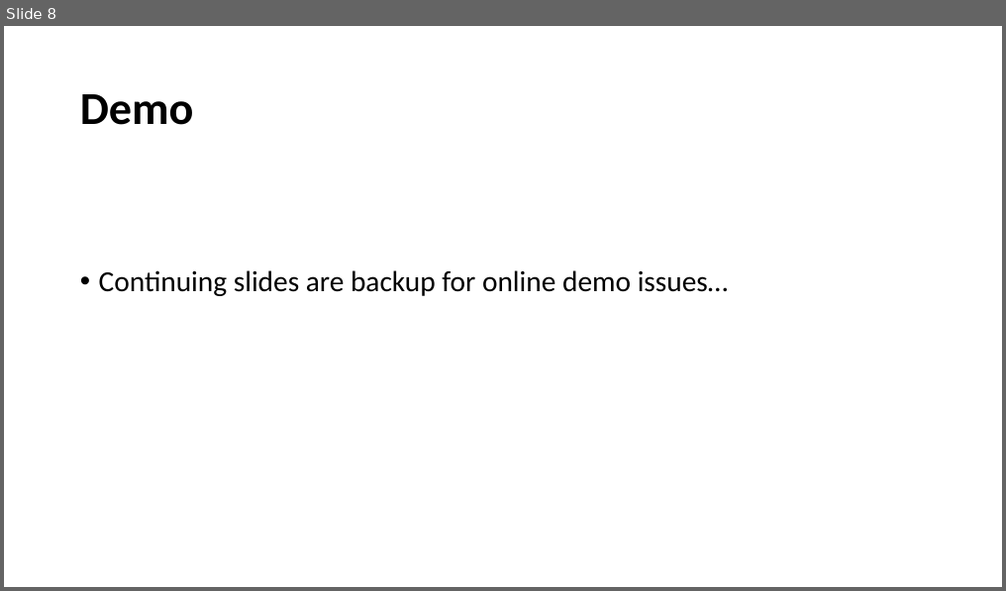
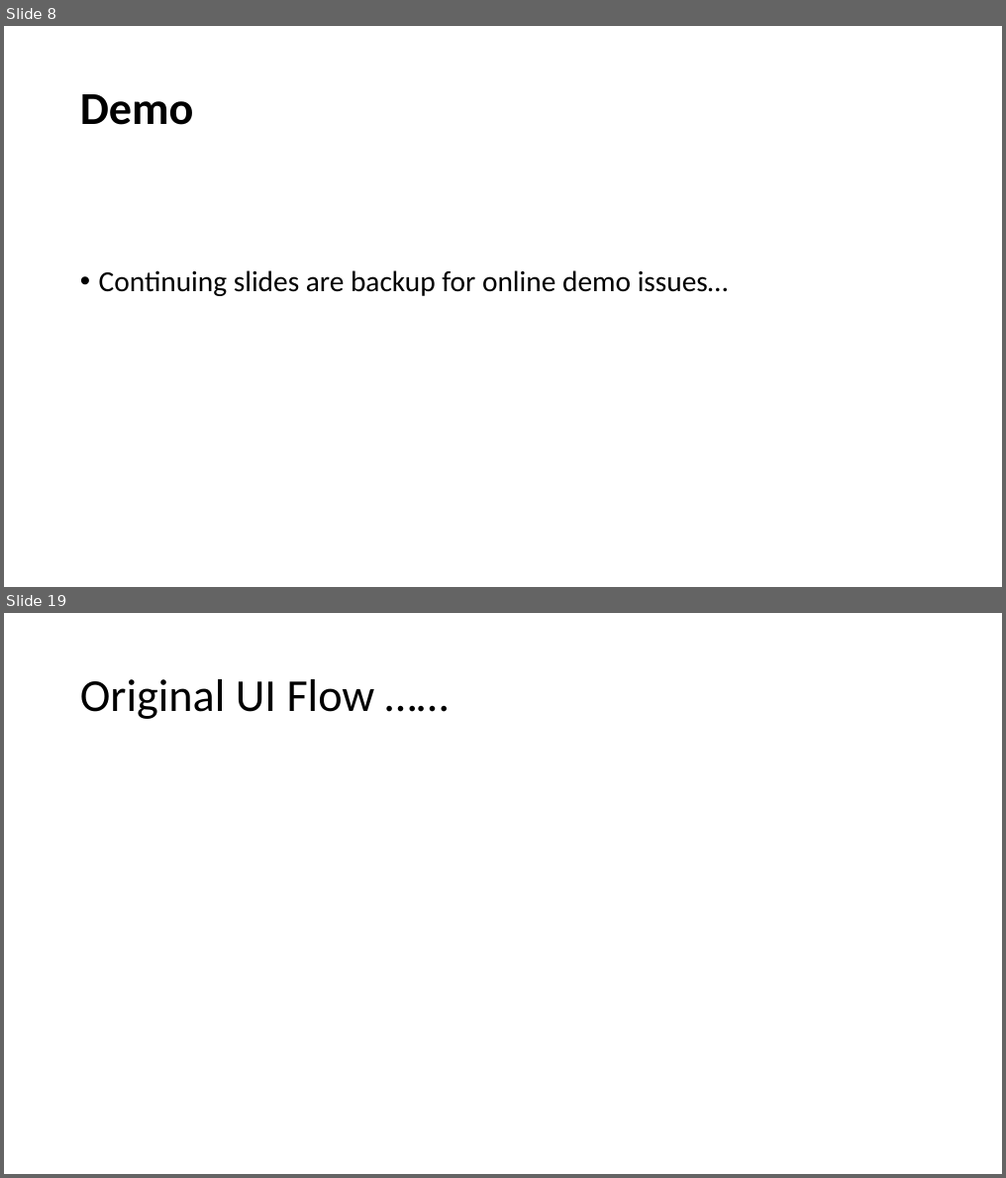
Before and after one commit to kdanedesigns/InclusiveAlphabet, a slide deck: documents/InclusiveAlphabetCapstonePresentation20230613.pptx. Shown one above the other, each under a label of ours: slide 8 before the commit, slides 8 and 19 after it; the slides between them are not shown. The pictures are 1006x591 and 1006x1178 pixels, drawn with LibreOffice and Linux fonts; fonts in the diff are those of the drawing. Boxes give left, top, right and bottom in pixels: in the first picture for what was removed or moved away, otherwise in the second. Text is boxed around its words. In the diff, an @@ line names an element or a change of style, - is before the commit and + after.

```diff
--- a/documents/InclusiveAlphabetCapstonePresentation20230613.pptx
+++ b/documents/InclusiveAlphabetCapstonePresentation20230613.pptx
@@ slide 19 added at [4,613,1002,1174], background #FFFFFF @@
@@ title added at [80,679,375,719], 44 pt, text #000000 @@
+Original UI Flow ……
```
Also in this commit, not shown: 6 slides changed, 11 other slides added, 1 slide removed.
